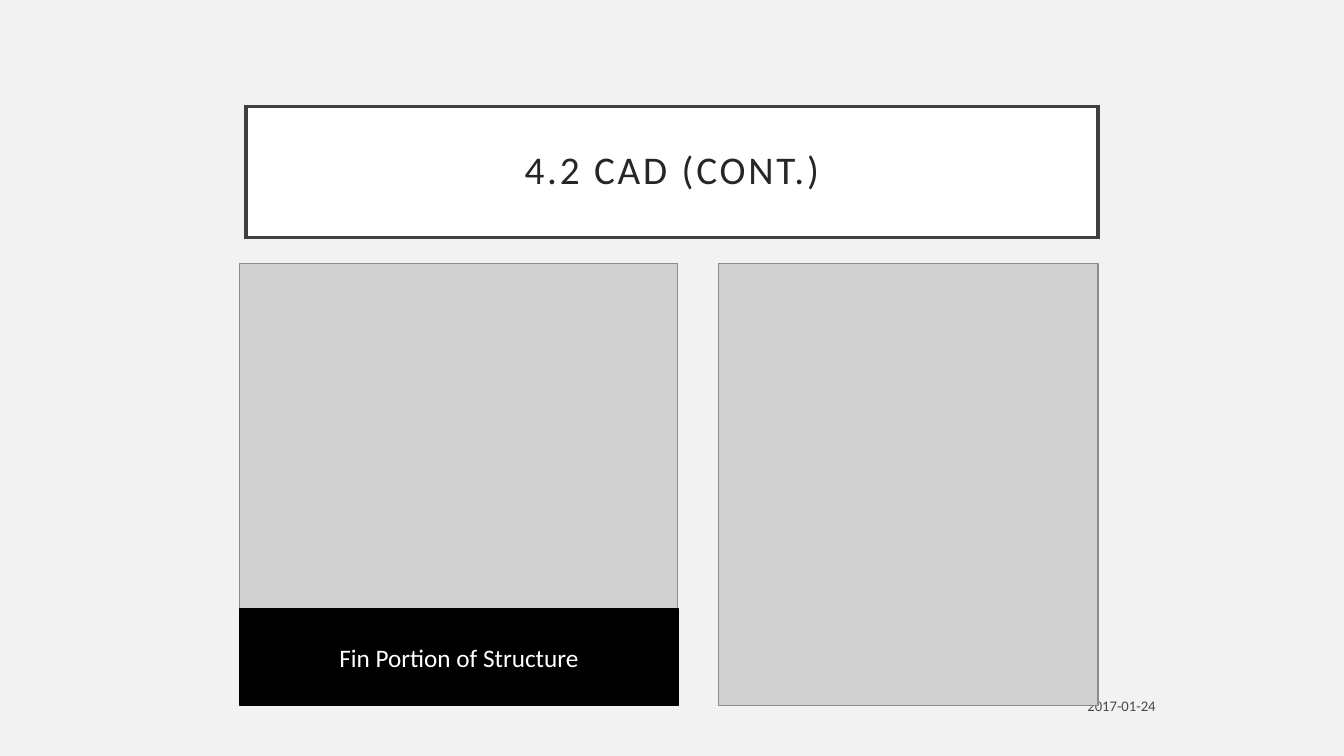
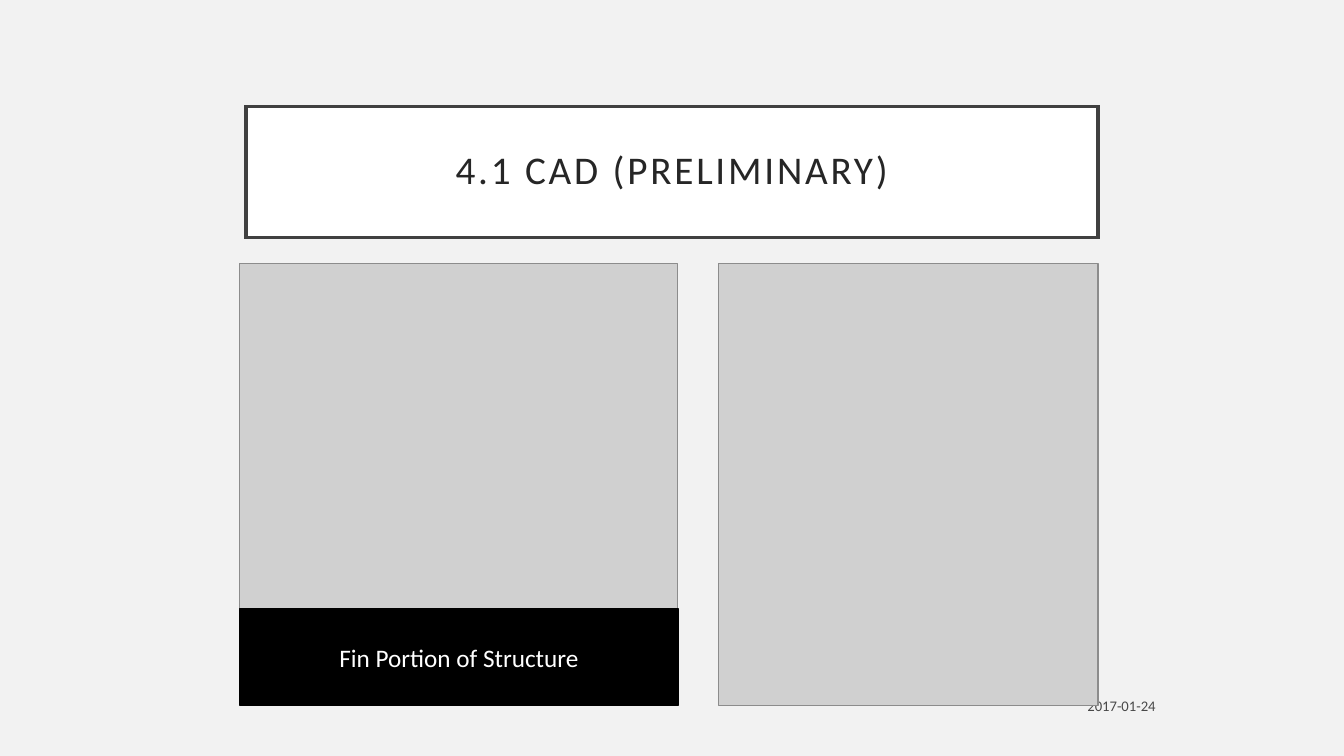
Before and after one commit to lberger1993/CatSat_TU_Repo, a slide deck: slide 9 of Presentation_CDR.pptx (slide 10 before the commit). Drawn at 1344x756 pixels with LibreOffice and Linux fonts; fonts in the diff are those of the drawing; grey boxes stand for pictures. Boxes give left, top, right and bottom in pixels: in the first picture for what was removed or moved away, otherwise in the second. Text is boxed around its words. In the diff, an @@ line names an element or a change of style, - is before the commit and + after.

```diff
--- a/Presentation_CDR.pptx
+++ b/Presentation_CDR.pptx
@@ title at (x1=456, y1=155, x2=888, y2=190): text changed @@
-4.2 CAD (CONT.)
+4.1 CAD (PRELIMINARY)
```
Also in this commit, not shown: 2 other slides changed, 1 other file.
